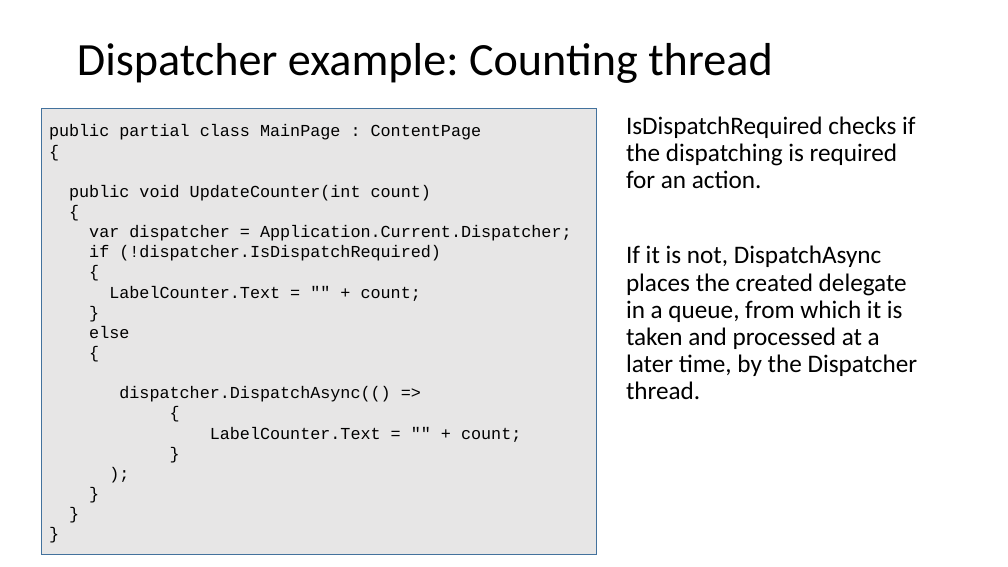
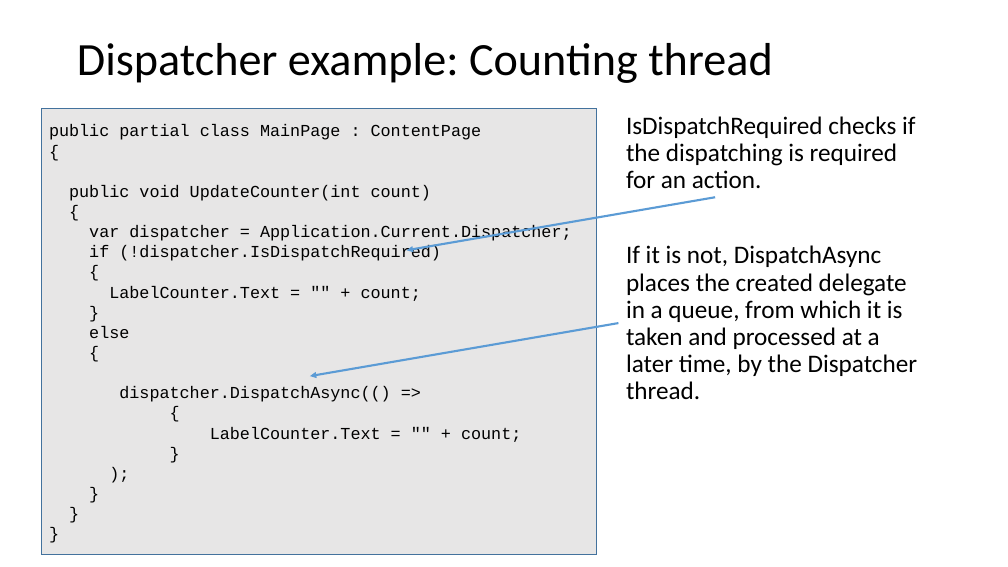
Before and after one commit to codesmurf/st3its3_teaching, a slide deck: slide 36 of 05 Thread Synchronization 1/Thread Synchronization.pptx (slide 25 before the commit). Drawn at 1008x567 pixels with LibreOffice and Linux fonts; fonts in the diff are those of the drawing. Boxes give left, top, right and bottom in pixels: in the first picture for what was removed or moved away, otherwise in the second. Text is boxed around its words. In the diff, an @@ line names an element or a change of style, - is before the commit and + after.

Commit message:
Updates to Thread sync slides

```diff
--- a/05 Thread Synchronization 1/Thread Synchronization.pptx
+++ b/05 Thread Synchronization 1/Thread Synchronization.pptx
@@ arrow added from (715, 197) to (407, 250), #5B9BD5 2 pt @@
@@ arrow added from (619, 323) to (310, 376), #5B9BD5 2 pt @@
```
Also in this commit, not shown: 10 other slides changed, 12 slides added, 1 other file.
